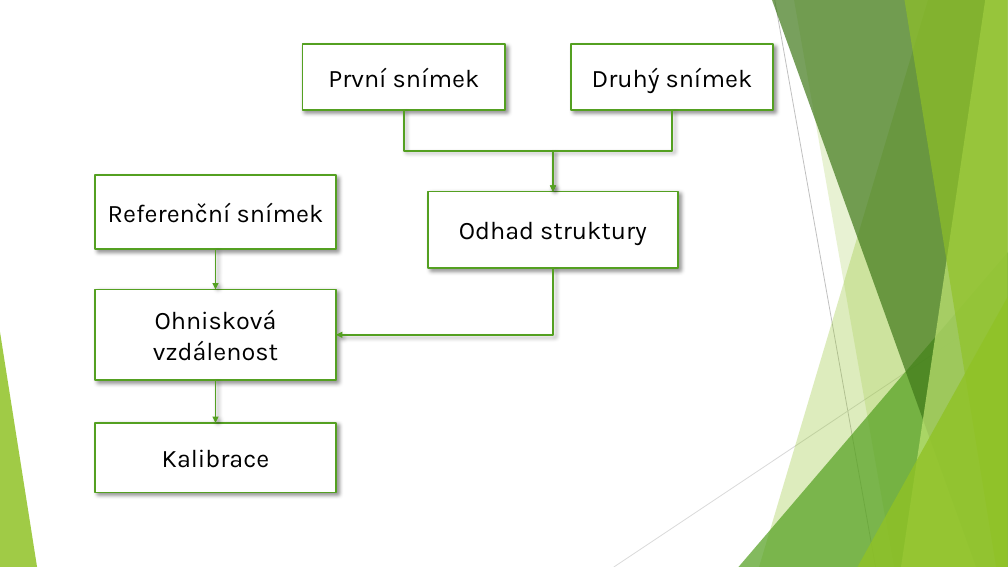
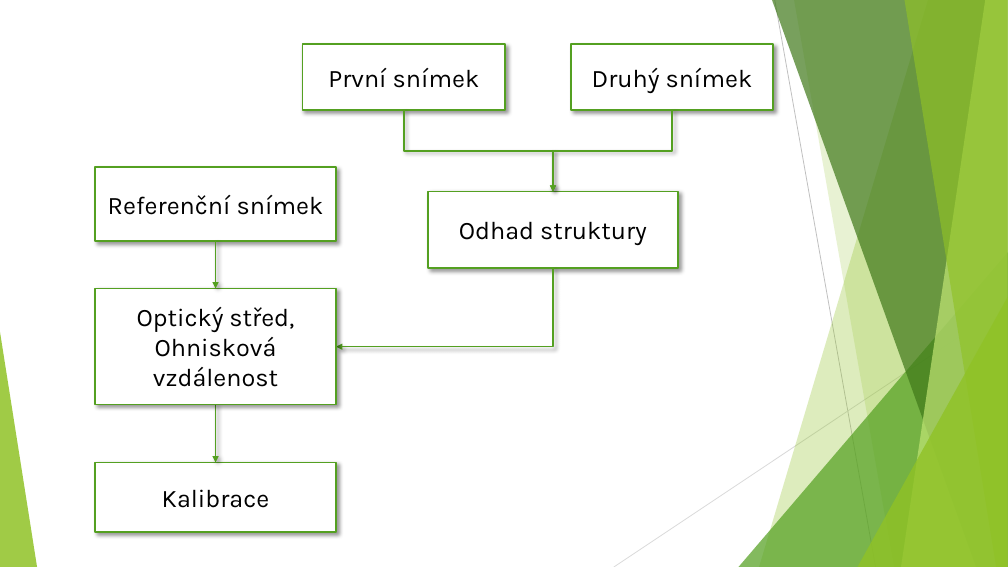
Before and after one commit to xcerve16/re-photografing, a slide deck: slide 4 of doc/ISP_prezentace.pptx (slide 6 before the commit). Drawn at 1008x567 pixels with LibreOffice and Linux fonts; fonts in the diff are those of the drawing. Boxes give left, top, right and bottom in pixels: in the first picture for what was removed or moved away, otherwise in the second. Text is boxed around its words. In the diff, an @@ line names an element or a change of style, - is before the commit and + after.

```diff
--- a/doc/ISP_prezentace.pptx
+++ b/doc/ISP_prezentace.pptx
@@ rectangle "Referenční snímek": place and size @@
-rectangle "Referenční snímek" at <box>95,175,337,249</box>
+rectangle "Referenční snímek" at <box>95,167,337,241</box>
@@ elbow arrow moved from (216, 249) - (216, 290) to (216, 241) - (216, 289) @@
@@ elbow arrow (216, 241) - (216, 289): elbow arrow to arrow @@
@@ elbow arrow moved from (553, 268) - (336, 335) to (553, 268) - (336, 347) @@
@@ rectangle "Optický střed, Ohnisková vzdálenost": place and size @@
-rectangle "Optický střed, Ohnisková vzdálenost" at <box>95,290,337,380</box>
+rectangle "Optický střed, Ohnisková vzdálenost" at <box>95,289,337,405</box>
@@ text in rectangle at <box>137,307,294,387</box>: text changed @@
-Ohnisková vzdálenost
+Optický střed, Ohnisková vzdálenost
@@ arrow moved from (216, 380) - (216, 423) to (216, 405) - (216, 463) @@
@@ rectangle "Kalibrace": place and size @@
-rectangle "Kalibrace" at <box>95,423,337,492</box>
+rectangle "Kalibrace" at <box>95,463,337,532</box>
```
Also in this commit, not shown: 1 other slide changed, 7 other files.
